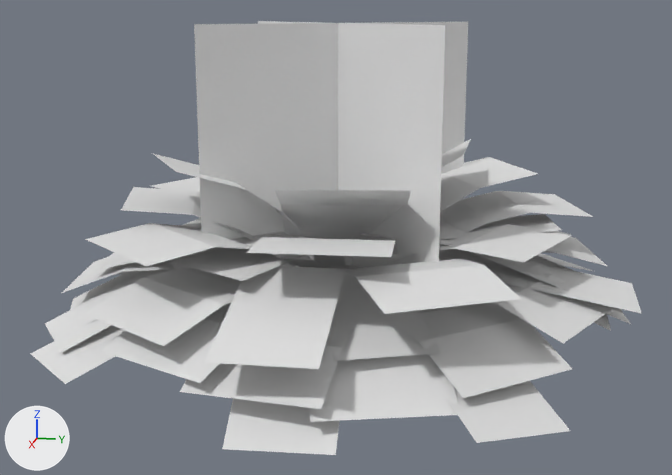
Two versions of the OBJ model src/main/resources/assets/tfcaths/models/blocks/plants/Hosta.obj, one commit apart.
The view is the same before and after, from a 50 mm camera at (1.958, 0.387, 0.654) aimed at (0.017, -0.001, 0.168). Lighting does not change. The marker at lower left points along +X, +Y and +Z. Where no turn or scale is listed for an object, it has been applied to the vertices. Vertices at the same position are counted once.
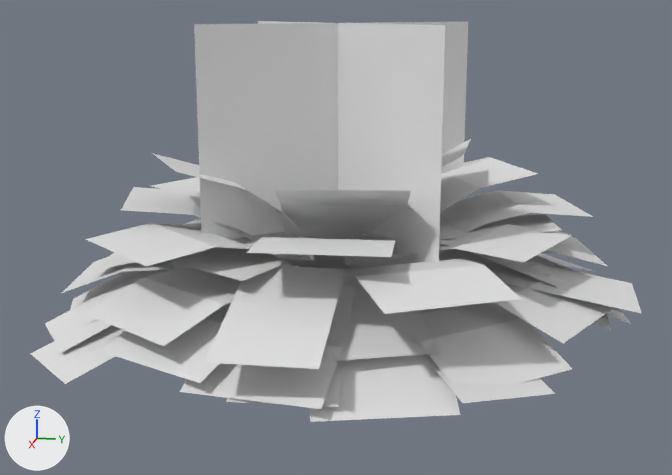
The edits, one by one:
me_cube_019 has 4 vertices, 1 face and spans x 0.219..0.572, y 0.174..0.49, z -0.036..0.084.
me_cube_019 is used by ob_cube_019; location (0.0, 0.0, 0.0).
Part 1, on me_cube_019:
Vertex 0 of me_cube_019 moves from (0.328, 0.174, 0.084) to (0.279, 0.141, 0.105).
Vertex 1 of me_cube_019 moves from (0.572, 0.339, -0.019) at pixel (476, 442) to (0.529, 0.313, 0.028) at pixel (462, 403).
Vertex 2 of me_cube_019 moves from (0.463, 0.49, -0.036) at pixel (570, 430) to (0.419, 0.464, 0.011) at pixel (555, 393).
Vertex 3 of me_cube_019 moves from (0.219, 0.325, 0.068) to (0.17, 0.292, 0.088).
me_cube_025 has 4 vertices, 1 face and spans x 0.33..0.616, y -0.095..0.115, z -0.049..0.108.
me_cube_025 is used by ob_cube_025; location (0.0, 0.0, 0.0).
Part 2, on me_cube_025:
Vertex 0 of me_cube_025 moves from (0.347, -0.095, 0.108) to (0.293, -0.1, 0.139).
Vertex 1 of me_cube_025 moves from (0.616, -0.072, -0.049) at pixel (222, 449) to (0.58, -0.075, 0.019) at pixel (225, 401).
Vertex 2 of me_cube_025 moves from (0.6, 0.115, -0.049) at pixel (335, 454) to (0.564, 0.112, 0.019) at pixel (338, 406).
Vertex 3 of me_cube_025 moves from (0.33, 0.092, 0.108) at pixel (351, 310) to (0.276, 0.087, 0.139) at pixel (354, 286).

What differs and where, as boxes [x1, y1, x2, y2] in the pictures (672 x 475 px):
'cube.025', reshaped
    before: [222, 398, 340, 455]
    after: [226, 286, 355, 407]
'cube.019', reshaped (21% shorter)
    before: [445, 381, 570, 443]
    after: [423, 354, 555, 403]
